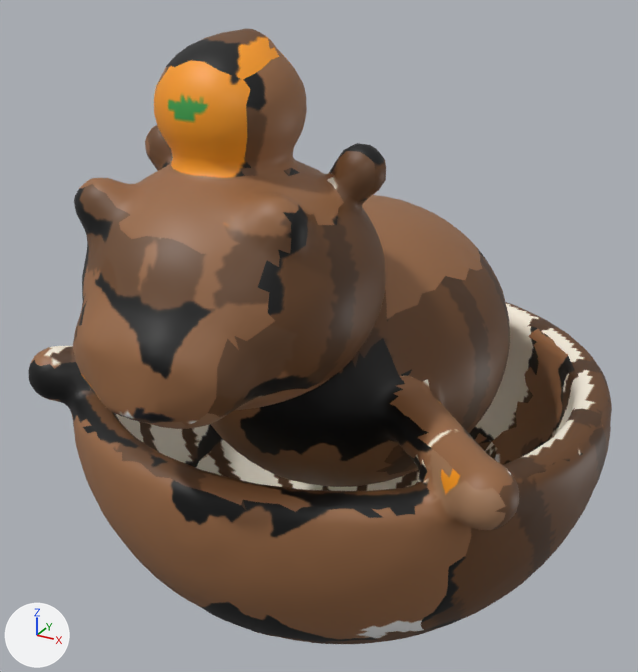
Before and after pictures for a commit that changed the FBX model models/brainrots/Burbaloni_Luliloli/SM_Burbaloni_Luliloli.fbx.
Both versions are drawn from a 50 mm lens placed at (0.63, -1.175, 1.093), pointed at (-0.014, -0.005, 0.508). The axes (+X, +Y, +Z) are drawn at lower left. The lights are the same throughout. The picture after the commit comes second.

Objects in the first picture: 'Burbaloni_Luliloli'.
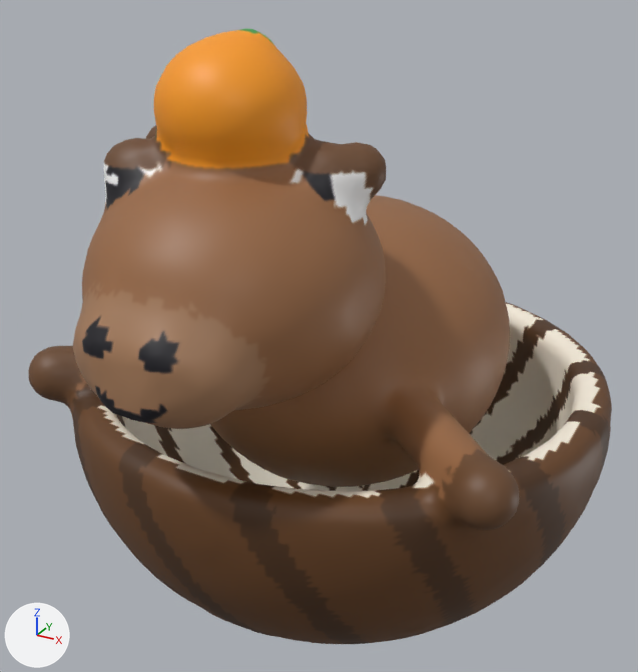
Pixel boxes [x1, y1, x2, y2] of what changed, in the pictures (638 x 672 px; the box of a moved part takes in the faces that stretch with it):
part 1 of me_burbaloni_luliloli, moved or reshaped
    before: [74, 88, 539, 625]
    after: [77, 88, 539, 625]
part 2 of me_burbaloni_luliloli, moved or reshaped (mostly hidden)
    both: [475, 256, 599, 496]
part 3 of me_burbaloni_luliloli, moved or reshaped
    both: [283, 479, 318, 490]
part 4 of me_burbaloni_luliloli, surface changed
    both: [28, 28, 609, 644]

The change, as a list of edits to the scene's bpy script:
```text
Change me_burbaloni_luliloli:
    where me_burbaloni_luliloli.from_pydata(...)  # 7500 vertices, 15000 faces; spans x -0.45..0.45, y -0.496..0.496, z 0.0..1.005
    used by ob_burbaloni_luliloli; location = (0.0, 0.0, 0.0)
    me_burbaloni_luliloli part 1: 67 vertices moved from x -0.114..0.391, y -0.421..-0.134, z 0.198..0.909 to x -0.115..0.396, y -0.416..-0.132, z 0.208..0.91; 457 vertices removed from x -0.259..0.385, y -0.49..-0.026, z 0.094..0.931; 440 vertices added at x -0.265..0.383, y -0.491..-0.015, z 0.093..0.936
    me_burbaloni_luliloli part 2: 4 vertices moved from x -0.101..0.365, y 0.178..0.414, z 0.193..0.325 to x -0.109..0.365, y 0.179..0.413, z 0.192..0.33; 32 vertices removed from x -0.414..0.448, y 0.011..0.46, z 0.189..0.651; 47 vertices added at x -0.415..0.449, y 0.006..0.461, z 0.194..0.655
    me_burbaloni_luliloli part 3: 1 vertex removed from x -0.144, y 0.139, z 0.094; 2 vertices added at x -0.149..-0.139, y 0.128..0.145, z 0.093..0.094
    me_burbaloni_luliloli part 4: 11950 kept faces spanning x -0.45..0.45, y -0.496..0.496, z 0.002..1.005 get new texture (UV) coordinates
```
